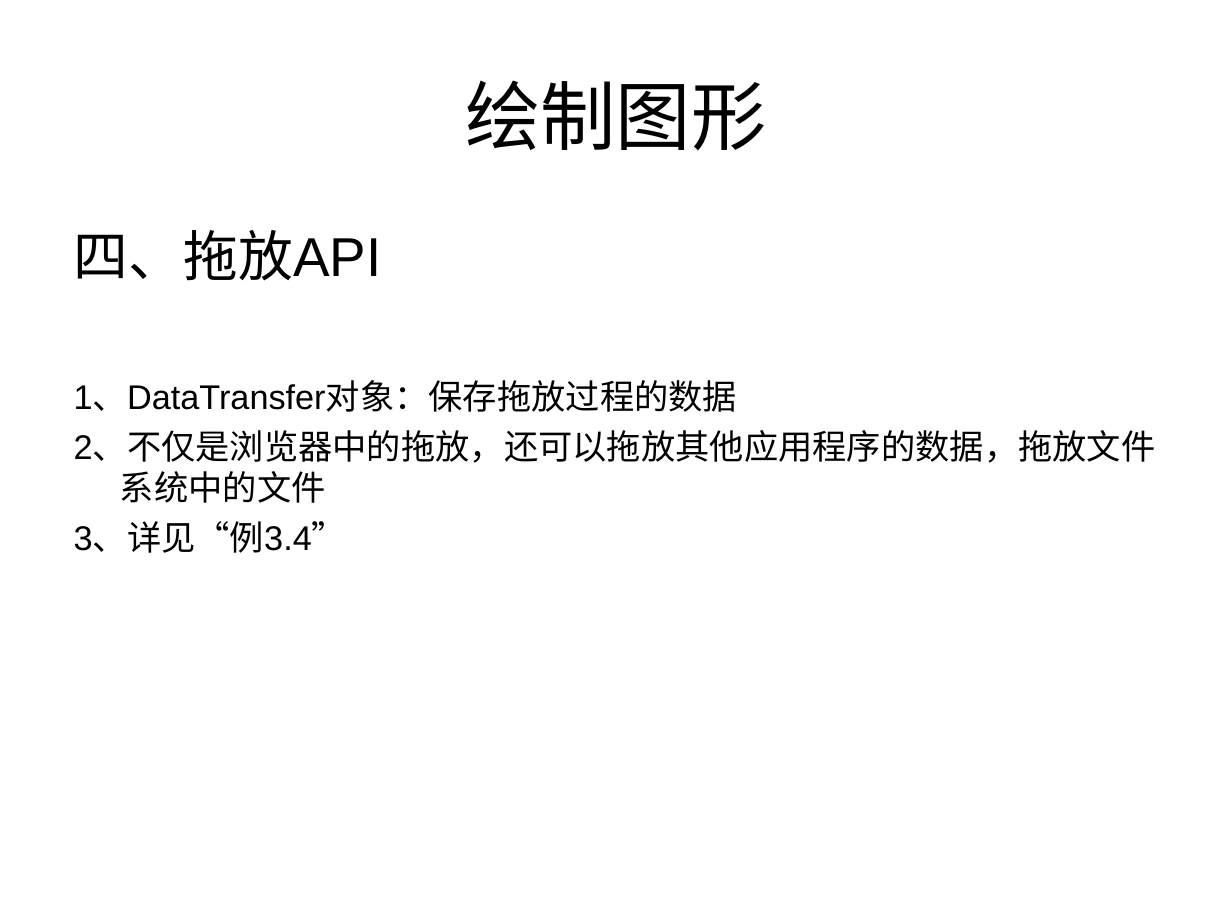
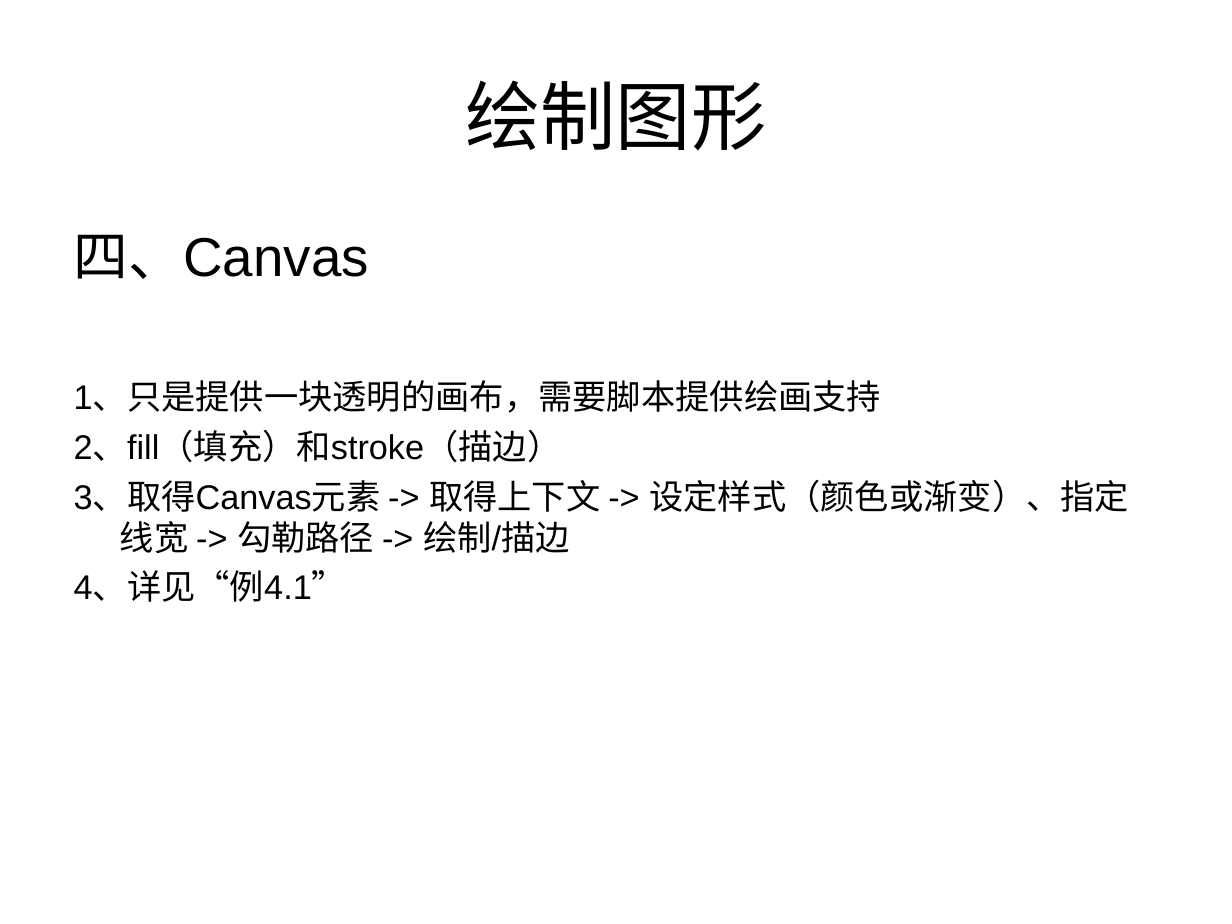
Before and after one commit to testuser2213/tom-wang-manual, a slide deck: slide 13 of manual/html5/share/关于HTML5的分享.ppt. Drawn at 1232x924 pixels with LibreOffice and Linux fonts; fonts in the diff are those of the drawing. Boxes give left, top, right and bottom in pixels: in the first picture for what was removed or moved away, otherwise in the second. Text is boxed around its words. In the diff, an @@ line names an element or a change of style, - is before the commit and + after.

```diff
--- a/manual/html5/share/关于HTML5的分享.ppt
+++ b/manual/html5/share/关于HTML5的分享.ppt
@@ text at box(74, 234, 1129, 602): text changed @@
-四、拖放API
-1、DataTransfer对象：保存拖放过程的数据
-2、不仅是浏览器中的拖放，还可以拖放其他应用程序的数据，拖放文件系统中的文件
-3、详见“例3.4”
+四、Canvas
+1、只是提供一块透明的画布，需要脚本提供绘画支持
+2、fill（填充）和stroke（描边）
+3、取得Canvas元素 -> 取得上下文 -> 设定样式（颜色或渐变）、指定线宽 -> 勾勒路径 -> 绘制/描边
+4、详见“例4.1”
```
Also in this commit, not shown: 1 other slide changed, 2 other files.
